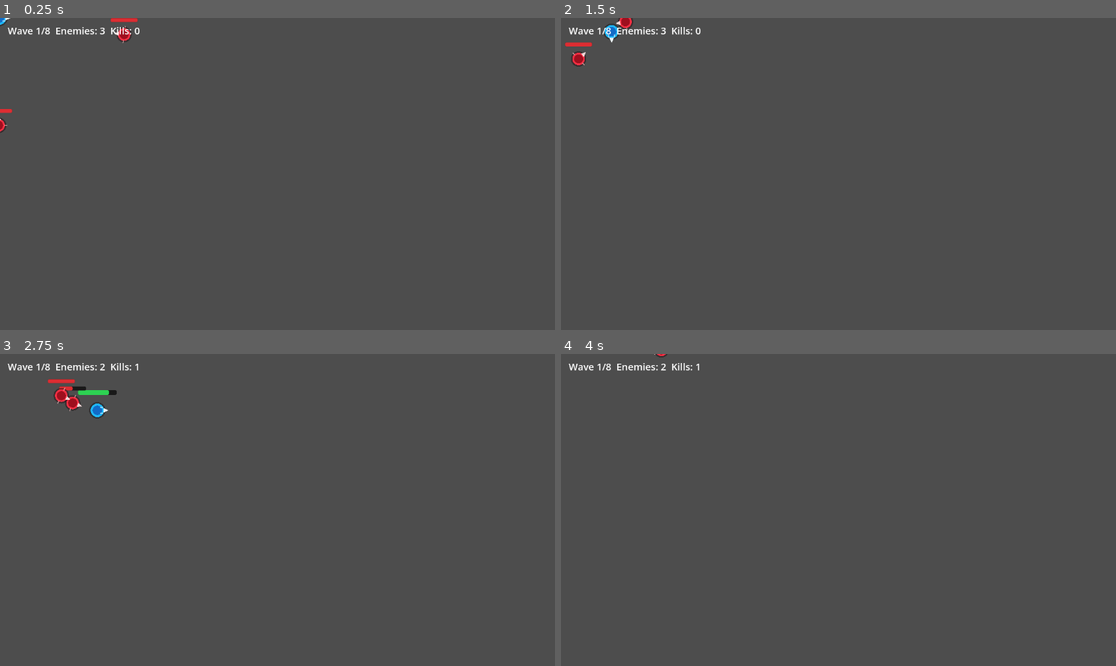
Above: before the commit, frames 1-4 (two rows, left to right).
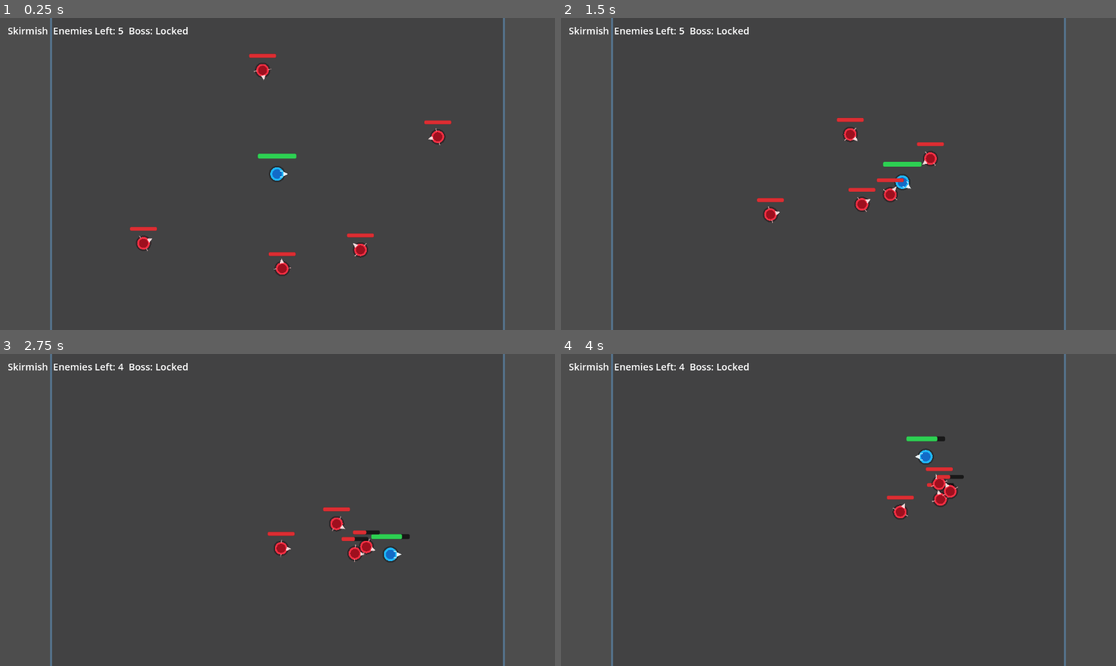
Above: after the commit, the same moments.

Repository: Excellund/AbyssalDescent
Game: Godot game, scene res://scenes/Main.tscn
The game is run twice, just before and just after one commit, with the same random seed, the same clock (stepped at 60 frames per second) and the same inputs.
Inputs (mouse positions are in pixels of both pictures, inside the frame that each line leads up to):
- Up to frame 1 (0.25 s): no input
- Up to frame 2 (1.5 s): move the mouse to (960, 158) at 0.52 s; hold D (move_right) 0.53-1.28 s; click (960, 158) at 0.6 s; tap E (interact, bound only after the commit) at 0.8, 1.35 s; move the mouse to (727, 189) at 1.27 s; hold S (move_down) from 1.28 s (still down)
- Up to frame 3 (2.75 s): click (166, 525) at 1.55 s; move the mouse to (333, 441) at 2.02 s; release S (move_down) at 2.03 s; hold D (move_right) from 2.03 s (still down); click (333, 441) at 2.1 s; tap E (interact, bound only after the commit) at 2.3 s
- Up to frame 4 (4 s): move the mouse to (810, 572) at 2.77 s; release D (move_right) at 2.78 s; hold W (move_up) 2.78-3.53 s; tap Space (dash) at 2.85 s; click (810, 572) at 3.05 s; move the mouse to (1005, 556) at 3.52 s; hold A (move_left) from 3.53 s (still down); tap E (interact, bound only after the commit) at 3.6 s

The runs differ from the first frame. In frame 1, 2.5% of the frame differs, in the area x 0-91%, y 0-100%; in frame 2, 2.5%; in frame 3, 2.6%, in the area x 1-91%, y 0-100%; in frame 4, 2.0%.

Commit message:
Camera and generation

Diff:
--- a/project.godot
+++ b/project.godot
@@ -47,6 +47,11 @@
 "events": [Object(InputEventMouseButton,"resource_local_to_scene":false,"resource_name":"","device":-1,"window_id":0,"a …(253 unchanged characters)…
 ]
 }
+interact={
+"deadzone": 0.2,
+"events": [Object(InputEventKey,"resource_local_to_scene":false,"resource_name":"","device":-1,"window_id":0,"alt_pressed":false,"shift_pressed":false,"ctrl_pressed":false,"meta_pressed":false,"pressed":false,"keycode":0,"physical_keycode":69,"key_label":0,"unicode":101,"location":0,"echo":false,"script":null)
+]
+}
 
 [physics]
 
--- a/scenes/Main.tscn
+++ b/scenes/Main.tscn
@@ -1,7 +1,7 @@
 [gd_scene format=3 uid="uid://duxot7tpxkfg6"]
 
 [ext_resource type="PackedScene" uid="uid://drax5neg5nl7r" path="res://scenes/Player.tscn" id="1_elqb8"]
-[ext_resource type="Script" path="res://scripts/wave_manager.gd" id="2_jxm8r"]
+[ext_resource type="Script" path="res://scripts/world_generator.gd" id="2_jxm8r"]
 
 [node name="Main" type="Node2D" unique_id=1680556229]
 script = ExtResource("2_jxm8r")
--- a/scenes/Player.tscn
+++ b/scenes/Player.tscn
@@ -1,6 +1,7 @@
 [gd_scene format=3 uid="uid://drax5neg5nl7r"]
 
 [ext_resource type="Script" uid="uid://dasiq5dm5bljm" path="res://scripts/player.gd" id="1_p0vlq"]
+[ext_resource type="Script" path="res://scripts/player_camera.gd" id="2_a38xu"]
 
 [sub_resource type="RectangleShape2D" id="RectangleShape2D_5q5h1"]
 size = Vector2(32, 32)
@@ -17,3 +18,7 @@
 
 [node name="Sprite2D" type="Sprite2D" parent="." unique_id=1440982513]
 texture = SubResource("PlaceholderTexture2D_5q5h1")
+
+[node name="Camera2D" type="Camera2D" parent="." unique_id=87941225]
+position_smoothing_enabled = true
+script = ExtResource("2_a38xu")
--- a/scripts/enemy_charger.gd
+++ b/scripts/enemy_charger.gd
@@ -77,11 +77,9 @@
 		_enter_charge_state()
 
 func _process_charge_state(delta: float) -> void:
-	var from_pos := global_position
 	velocity = charger_charge_direction * charge_speed
 	move_and_slide()
-	var to_pos := global_position
-	_try_apply_charge_hit(from_pos, to_pos)
+	_try_apply_charge_hit()
 	charger_state_time_left = maxf(0.0, charger_state_time_left - delta)
 	if charger_state_time_left <= 0.0:
 		_enter_recover_state()
@@ -119,7 +117,7 @@
 	velocity *= 0.25
 	queue_redraw()
 
-func _try_apply_charge_hit(segment_start: Vector2, segment_end: Vector2) -> void:
+func _try_apply_charge_hit() -> void:
 	if charger_charge_hit_applied:
 		return
 	if not is_instance_valid(target):
@@ -127,14 +125,20 @@
 	if not target.has_method("take_damage"):
 		return
 
-	var distance_to_path := _distance_point_to_segment(target.global_position, segment_start, segment_end)
-	if distance_to_path > path_width:
-		return
+	for i in get_slide_collision_count():
+		var collision := get_slide_collision(i)
+		if collision.get_collider() == target:
+			target.call("take_damage", charge_damage)
+			charger_charge_hit_applied = true
+			attack_anim_time_left = attack_anim_duration
+			queue_redraw()
+			return
 
-	target.call("take_damage", charge_damage)
-	charger_charge_hit_applied = true
-	attack_anim_time_left = attack_anim_duration
-	queue_redraw()
+	if global_position.distance_to(target.global_position) <= path_width:
+		target.call("take_damage", charge_damage)
+		charger_charge_hit_applied = true
+		attack_anim_time_left = attack_anim_duration
+		queue_redraw()
 
 func _distance_point_to_segment(point: Vector2, segment_start: Vector2, segment_end: Vector2) -> float:
 	var segment := segment_end - segment_start
--- /dev/null
+++ b/scripts/player_camera.gd
@@ -0,0 +1,73 @@
+extends Camera2D
+
+const MODE_FOLLOW := 0
+const MODE_STATIC := 1
+
+@export var velocity_lookahead_distance: float = 72.0
+@export var mouse_lookahead_distance: float = 96.0
+@export_range(0.0, 1.0, 0.01) var mouse_influence: float = 0.38
+@export var offset_lerp_speed: float = 10.0
+@export var max_offset_distance: float = 132.0
+@export var position_lerp_speed: float = 8.0
+@export var velocity_deadzone: float = 24.0
+@export var mouse_deadzone: float = 28.0
+@export var input_smoothing_speed: float = 14.0
+
+var target_body: CharacterBody2D
+var smoothed_velocity_offset: Vector2 = Vector2.ZERO
+var smoothed_mouse_offset: Vector2 = Vector2.ZERO
+var camera_mode: int = MODE_FOLLOW
+var static_center_global: Vector2 = Vector2.ZERO
+
+func _ready() -> void:
+	target_body = get_parent() as CharacterBody2D
+	enabled = true
+	top_level = true
+	position_smoothing_enabled = false
+	if is_instance_valid(target_body):
+		global_position = target_body.global_position
+		static_center_global = global_position
+	make_current()
+
+func _physics_process(delta: float) -> void:
+	if not is_instance_valid(target_body):
+		return
+
+	var velocity_offset_target := Vector2.ZERO
+	if camera_mode == MODE_FOLLOW and target_body.velocity.length() > velocity_deadzone:
+		velocity_offset_target = target_body.velocity.normalized() * velocity_lookahead_distance
+
+	var input_blend := 1.0 - exp(-input_smoothing_speed * delta)
+	smoothed_velocity_offset = smoothed_velocity_offset.lerp(velocity_offset_target, input_blend)
+
+	var mouse_vector := get_global_mouse_position() - target_body.global_position
+	var mouse_offset_target := Vector2.ZERO
+	if camera_mode == MODE_FOLLOW and mouse_vector.length() > mouse_deadzone:
+		var mouse_strength := minf(1.0, (mouse_vector.length() - mouse_deadzone) / mouse_lookahead_distance)
+		mouse_offset_target = mouse_vector.normalized() * mouse_lookahead_distance * mouse_strength * mouse_influence
+	smoothed_mouse_offset = smoothed_mouse_offset.lerp(mouse_offset_target, input_blend)
+
+	var desired_position := target_body.global_position
+	if camera_mode == MODE_FOLLOW:
+		var target_offset := smoothed_velocity_offset + smoothed_mouse_offset
+		if target_offset.length() > max_offset_distance:
+			target_offset = target_offset.normalized() * max_offset_distance
+		desired_position += target_offset
+	else:
+		desired_position = static_center_global
+
+	var blend := 1.0 - exp(-position_lerp_speed * delta)
+	global_position = global_position.lerp(desired_position, blend)
+
+func set_follow_mode() -> void:
+	camera_mode = MODE_FOLLOW
+
+func set_static_mode(center_global: Vector2) -> void:
+	camera_mode = MODE_STATIC
+	static_center_global = center_global
+
+func set_world_bounds(bounds_rect: Rect2) -> void:
+	limit_left = int(floor(bounds_rect.position.x))
+	limit_top = int(floor(bounds_rect.position.y))
+	limit_right = int(ceil(bounds_rect.position.x + bounds_rect.size.x))
+	limit_bottom = int(ceil(bounds_rect.position.y + bounds_rect.size.y))
--- /dev/null
+++ b/scripts/world_generator.gd
@@ -0,0 +1,351 @@
+extends Node2D
+
+const ENEMY_CHASER_SCRIPT := preload("res://scripts/enemy_chaser.gd")
+const ENEMY_CHARGER_SCRIPT := preload("res://scripts/enemy_charger.gd")
+
+@export var player_path: NodePath = NodePath("Player")
+@export var encounter_count: int = 5
+@export var room_base_size: Vector2 = Vector2(940.0, 700.0)
+@export var room_size_growth: Vector2 = Vector2(80.0, 45.0)
+@export var spawn_padding: float = 90.0
+@export var spawn_safe_radius: float = 170.0
+@export var static_camera_room_threshold: float = 980.0
+@export var base_chaser_count: int = 5
+@export var chasers_per_room: int = 2
+@export var chargers_start_room: int = 2
+@export var chargers_per_room: int = 1
+@export var boss_chaser_count: int = 10
+@export var boss_charger_count: int = 5
+@export var door_distance_from_center: float = 290.0
+@export var door_use_radius: float = 72.0
+@export var camera_room_margin: Vector2 = Vector2(160.0, 120.0)
+
+var player: Node2D
+var player_camera: Camera2D
+var hud_label: Label
+var rng := RandomNumberGenerator.new()
+
+var rooms_cleared: int = 0
+var room_depth: int = 0
+var active_room_enemy_count: int = 0
+var boss_unlocked: bool = false
+var in_boss_room: bool = false
+var choosing_next_room: bool = false
+var run_cleared: bool = false
+
+var current_room_size: Vector2 = Vector2.ZERO
+var current_room_static_camera: bool = true
+var current_room_label: String = ""
+var door_options: Array[Dictionary] = []
+
+func _ready() -> void:
+	rng.randomize()
+	player = get_node_or_null(player_path) as Node2D
+	if is_instance_valid(player):
+		player_camera = player.get_node_or_null("Camera2D") as Camera2D
+	_begin_room(_build_skirmish_profile(room_depth))
+	_create_hud()
+	queue_redraw()
+
+func _process(_delta: float) -> void:
+	_keep_player_inside_current_room()
+	_try_use_door()
+	_update_encounter_state()
+	_update_camera_mode()
+	_update_hud()
+	queue_redraw()
+
+func _keep_player_inside_current_room() -> void:
+	if not is_instance_valid(player):
+		return
+	if current_room_size == Vector2.ZERO:
+		return
+	var half := current_room_size * 0.5
+	player.global_position.x = clampf(player.global_position.x, -half.x, half.x)
+	player.global_position.y = clampf(player.global_position.y, -half.y, half.y)
+
+func _update_encounter_state() -> void:
+	if choosing_next_room or run_cleared:
+		return
+	if active_room_enemy_count > 0:
+		return
+	_on_room_cleared()
+
+func _on_room_cleared() -> void:
+	if in_boss_room:
+		run_cleared = true
+		choosing_next_room = false
+		return
+
+	rooms_cleared += 1
+	room_depth += 1
+	if rooms_cleared >= encounter_count:
+		boss_unlocked = true
+	_spawn_door_options()
+
+func _spawn_door_options() -> void:
+	door_options.clear()
+	choosing_next_room = true
+
+	var left_pos := Vector2(-door_distance_from_center, -40.0)
+	var right_pos := Vector2(door_distance_from_center, -40.0)
+
+	var skirmish := {
+		"label": "Skirmish",
+		"position": left_pos,
+		"color": Color(0.34, 0.78, 1.0, 0.95),
+		"kind": "encounter",
+		"profile": _build_skirmish_profile(room_depth)
+	}
+	var onslaught := {
+		"label": "Onslaught",
+		"position": right_pos,
+		"color": Color(1.0, 0.5, 0.26, 0.95),
+		"kind": "encounter",
+		"profile": _build_onslaught_profile(room_depth)
+	}
+	door_options.append(skirmish)
+
+	if boss_unlocked:
+		var boss_door := {
+			"label": "Boss",
+			"position": right_pos,
+			"color": Color(0.95, 0.18, 0.22, 0.98),
+			"kind": "boss",
+			"profile": {}
+		}
+		door_options.append(boss_door)
+	else:
+		door_options.append(onslaught)
+
+func _try_use_door() -> void:
+	if not choosing_next_room:
+		return
+	if not is_instance_valid(player):
+		return
+	if not Input.is_action_just_pressed("interact"):
+		return
+
+	for door in door_options:
+		var door_pos: Vector2 = door["position"]
+		if player.global_position.distance_to(door_pos) > door_use_radius:
+			continue
+		_choose_door(door)
+		return
+
+func _choose_door(door: Dictionary) -> void:
+	choosing_next_room = false
+	door_options.clear()
+	_clear_all_enemies()
+
+	if not is_instance_valid(player):
+		return
+	player.global_position = Vector2.ZERO
+
+	if String(door["kind"]) == "boss":
+		_begin_boss_room()
+		return
+
+	var profile: Dictionary = door["profile"]
+	_begin_room(profile)
+
+func _begin_room(profile: Dictionary) -> void:
+	if profile.is_empty():
+		return
+	in_boss_room = false
+	current_room_size = profile["room_size"]
+	current_room_static_camera = profile["static_camera"]
+	current_room_label = profile["label"]
+	_apply_camera_bounds_for_room(current_room_size)
+	active_room_enemy_count = _spawn_profile_enemies(profile)
+
+func _begin_boss_room() -> void:
+	in_boss_room = true
+	current_room_size = Vector2(1260.0, 900.0)
+	current_room_static_camera = false
+	current_room_label = "Boss Chamber"
+	_apply_camera_bounds_for_room(current_room_size)
+	active_room_enemy_count = 0
+	for _i in range(boss_chaser_count):
+		_spawn_enemy_in_current_room(ENEMY_CHASER_SCRIPT)
+		active_room_enemy_count += 1
+	for _i in range(boss_charger_count):
+		_spawn_enemy_in_current_room(ENEMY_CHARGER_SCRIPT)
+		active_room_enemy_count += 1
+
+func _spawn_profile_enemies(profile: Dictionary) -> int:
+	var total := 0
+	var chaser_count := int(profile["chaser_count"])
+	var charger_count := int(profile["charger_count"])
+	for _i in range(chaser_count):
+		_spawn_enemy_in_current_room(ENEMY_CHASER_SCRIPT)
+		total += 1
+	for _i in range(charger_count):
+		_spawn_enemy_in_current_room(ENEMY_CHARGER_SCRIPT)
+		total += 1
+	return total
+
+func _spawn_enemy_in_current_room(enemy_script: Script) -> void:
+	var enemy := CharacterBody2D.new()
+	enemy.set_script(enemy_script)
+
+	var collision_shape := CollisionShape2D.new()
+	collision_shape.shape = CircleShape2D.new()
+	collision_shape.shape.radius = 13.0
+	enemy.add_child(collision_shape)
+
+	enemy.global_position = _pick_spawn_position_in_current_room()
+	add_child(enemy)
+	enemy.set("target", player)
+	if enemy.has_signal("died"):
+		enemy.died.connect(_on_room_enemy_died)
+
+func _pick_spawn_position_in_current_room() -> Vector2:
+	var half := current_room_size * 0.5 - Vector2.ONE * spawn_padding
+	var candidate := Vector2.ZERO
+	for _try in range(60):
+		candidate = Vector2(
+			rng.randf_range(-half.x, half.x),
+			rng.randf_range(-half.y, half.y)
+		)
+		if is_instance_valid(player) and candidate.distance_to(player.global_position) < spawn_safe_radius:
+			continue
+		return candidate
+	return candidate
+
+func _on_room_enemy_died() -> void:
+	active_room_enemy_count = maxi(0, active_room_enemy_count - 1)
+
+func _clear_all_enemies() -> void:
+	for enemy in get_tree().get_nodes_in_group("enemies"):
+		if enemy is Node:
+			(enemy as Node).queue_free()
+
+func _apply_camera_bounds_for_room(room_size: Vector2) -> void:
+	if not is_instance_valid(player_camera):
+		return
+	if not player_camera.has_method("set_world_bounds"):
+		return
+	var padded := room_size + camera_room_margin * 2.0
+	var rect := Rect2(-padded * 0.5, padded)
+	player_camera.call("set_world_bounds", rect)
+
+func _update_camera_mode() -> void:
+	if not is_instance_valid(player_camera):
+		return
+	if choosing_next_room:
+		if player_camera.has_method("set_static_mode"):
+			player_camera.call("set_static_mode", Vector2.ZERO)
+		return
+	if current_room_static_camera and player_camera.has_method("set_static_mode"):
+		player_camera.call("set_static_mode", Vector2.ZERO)
+		return
+	if player_camera.has_method("set_follow_mode"):
+		player_camera.call("set_follow_mode")
+
+func _build_skirmish_profile(depth: int) -> Dictionary:
+	var size := room_base_size + room_size_growth * float(depth)
+	return {
+		"label": "Skirmish",
+		"room_size": size,
+		"static_camera": size.x <= static_camera_room_threshold,
+		"chaser_count": base_chaser_count + depth * chasers_per_room,
+		"charger_count": maxi(0, depth - chargers_start_room + 1) * chargers_per_room
+	}
+
+func _build_onslaught_profile(depth: int) -> Dictionary:
+	var size := room_base_size + room_size_growth * float(depth) + Vector2(180.0, 120.0)
+	return {
+		"label": "Onslaught",
+		"room_size": size,
+		"static_camera": false,
+		"chaser_count": base_chaser_count + depth * chasers_per_room + 3,
+		"charger_count": maxi(1, (depth - chargers_start_room + 1) * chargers_per_room + 1)
+	}
+
+func _create_hud() -> void:
+	var layer := CanvasLayer.new()
+	layer.layer = 90
+	add_child(layer)
+
+	hud_label = Label.new()
+	hud_label.position = Vector2(16.0, 12.0)
+	hud_label.add_theme_font_size_override("font_size", 20)
+	layer.add_child(hud_label)
+	_update_hud()
+
+func _update_hud() -> void:
+	if hud_label == null:
+		return
+	if run_cleared:
+		hud_label.text = "Run Clear"
+		return
+
+	if choosing_next_room:
+		var prompt := "Choose Door [E]"
+		if boss_unlocked:
+			prompt = "Choose Door [E]  (Boss Available)"
+		hud_label.text = "%s  Rooms Cleared: %d/%d\nIcon Key: + = Skirmish   >< = Onslaught   Crown = Boss" % [prompt, rooms_cleared, encounter_count]
+		return
+
+	var boss_text := "Unlocked" if boss_unlocked else "Locked"
+	hud_label.text = "%s  Enemies Left: %d  Boss: %s" % [current_room_label, active_room_enemy_count, boss_text]
+
+func _draw() -> void:
+	if current_room_size == Vector2.ZERO:
+		return
+	var room_rect := Rect2(-current_room_size * 0.5, current_room_size)
+	draw_rect(room_rect, Color(0.03, 0.05, 0.07, 0.16), true)
+	draw_rect(room_rect, Color(0.34, 0.47, 0.58, 0.85), false, 4.0)
+
+	if choosing_next_room:
+		for door in door_options:
+			var door_pos: Vector2 = door["position"]
+			var color: Color = door["color"]
+			draw_circle(door_pos, 26.0, Color(color.r, color.g, color.b, 0.22))
+			draw_circle(door_pos, 14.0, color)
+			_draw_door_icon(door)
+
+func _draw_door_icon(door: Dictionary) -> void:
+	var door_pos: Vector2 = door["position"]
+	var icon_color := Color(0.97, 0.98, 1.0, 0.96)
+	var outline_color := Color(0.08, 0.1, 0.14, 0.88)
+	var kind := String(door["kind"])
+	var label := String(door["label"])
+
+	if kind == "boss":
+		var left_tip := door_pos + Vector2(-8.0, -5.0)
+		var peak := door_pos + Vector2(0.0, -12.0)
+		var right_tip := door_pos + Vector2(8.0, -5.0)
+		var crown_base_l := door_pos + Vector2(-9.0, 2.0)
+		var crown_base_r := door_pos + Vector2(9.0, 2.0)
+		var crown := PackedVector2Array([crown_base_l, left_tip, door_pos + Vector2(-3.0, -2.0), peak, door_pos + Vector2(3.0, -2.0), right_tip, crown_base_r])
+		draw_polyline(crown, outline_color, 4.0)
+		draw_polyline(crown, icon_color, 2.0)
+		return
+
+	if label == "Onslaught":
+		var left_a := door_pos + Vector2(-10.0, -8.0)
+		var left_b := door_pos + Vector2(-3.0, 0.0)
+		var left_c := door_pos + Vector2(-10.0, 8.0)
+		var right_a := door_pos + Vector2(10.0, -8.0)
+		var right_b := door_pos + Vector2(3.0, 0.0)
+		var right_c := door_pos + Vector2(10.0, 8.0)
+		draw_line(left_a, left_b, outline_color, 4.0)
+		draw_line(left_b, left_c, outline_color, 4.0)
+		draw_line(right_a, right_b, outline_color, 4.0)
+		draw_line(right_b, right_c, outline_color, 4.0)
+		draw_line(left_a, left_b, icon_color, 2.0)
+		draw_line(left_b, left_c, icon_color, 2.0)
+		draw_line(right_a, right_b, icon_color, 2.0)
+		draw_line(right_b, right_c, icon_color, 2.0)
+		return
+
+	var h_l := door_pos + Vector2(-8.0, 0.0)
+	var h_r := door_pos + Vector2(8.0, 0.0)
+	var v_t := door_pos + Vector2(0.0, -8.0)
+	var v_b := door_pos + Vector2(0.0, 8.0)
+	draw_line(h_l, h_r, outline_color, 4.0)
+	draw_line(v_t, v_b, outline_color, 4.0)
+	draw_line(h_l, h_r, icon_color, 2.0)
+	draw_line(v_t, v_b, icon_color, 2.0)
Not shown, added: scripts/player_camera.gd.uid
Not shown, added: scripts/world_generator.gd.uid
